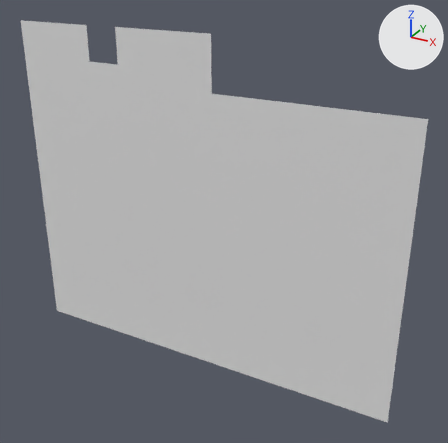
What one commit did to the OBJ model Assets/Tiled2Unity/Meshes/office.obj.
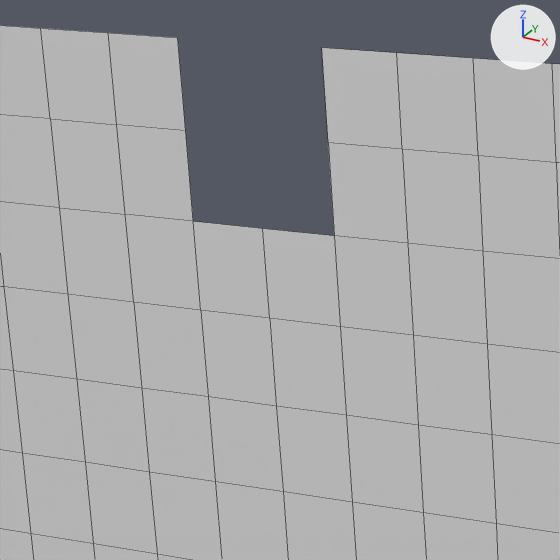
Each version appears first whole from a 50 mm lens placed at (17.4, -446.7, 62.0), pointed at (-233.4, 9.4, -166.1), and next in a close-up on the part from 11% to 36% of the width and 4% to 29% of the height. Arrows for +X, +Y and +Z are at upper right; the lights stay in place. The close-ups show mesh edges as thin lines. Where no turn or scale is listed for an object, it has been applied to the vertices.

The first close-up shows 'office'.
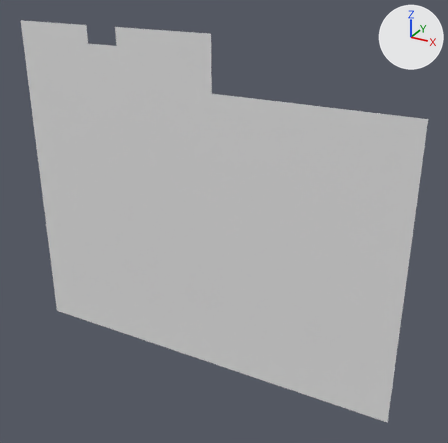
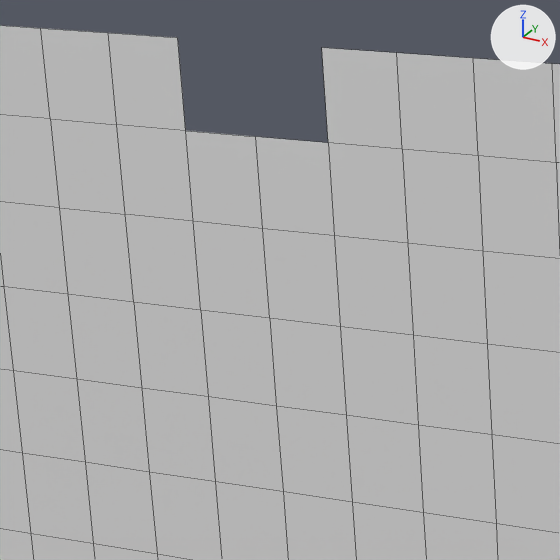
The newer file is also rescaled (x0.2) as a whole; pictures and numbers use the older file's frame.

Boxes (x1, y1, x2, y2) around the edits, measured in the close-ups (560 x 560 px):
```json
{"part": 1, "of": "me_office", "change": "added", "after": [186, 131, 334, 236]}
```

The change, as JSON lines over the scene's bpy script:
```json
{"block": "me_office", "where": "me_office.from_pydata(...)  # 490 vertices, 443 faces; spans x -448.0..-64.0, y 0.0, z -320.0..0.0"}
{"block": "me_office", "where": "# used by ob_office; location = (0.0, 0.0, 0.0)"}
{"block": "me_office", "where": "# verts and faces of me_office; kept vertices keep their numbers, new ones are numbered from 490"}
{"block": "me_office", "where": "# before: 12 (-336.0, 0.0, -16.0) at pixel (328, 142), 28 (-336.0, 0.0, -32.0) at pixel (334, 235), 41 (-352.0, 0.0, -32.0) at pixel (262, 228), 43 (-368.0, 0.0, -32.0) at pixel (193, 221), 486 (-368.0, 0.0, -16.0) at pixel (185, 130)"}
{"block": "me_office", "change": "me_office part 1"}
{"op": "add", "block": "me_office", "code": "verts[490] = (-352.0, 0.0, -16.0)  # pixel (255, 136)"}
{"op": "add", "block": "me_office", "code": "faces += [(12, 28, 41, 490), (41, 43, 486, 490)]"}
```
